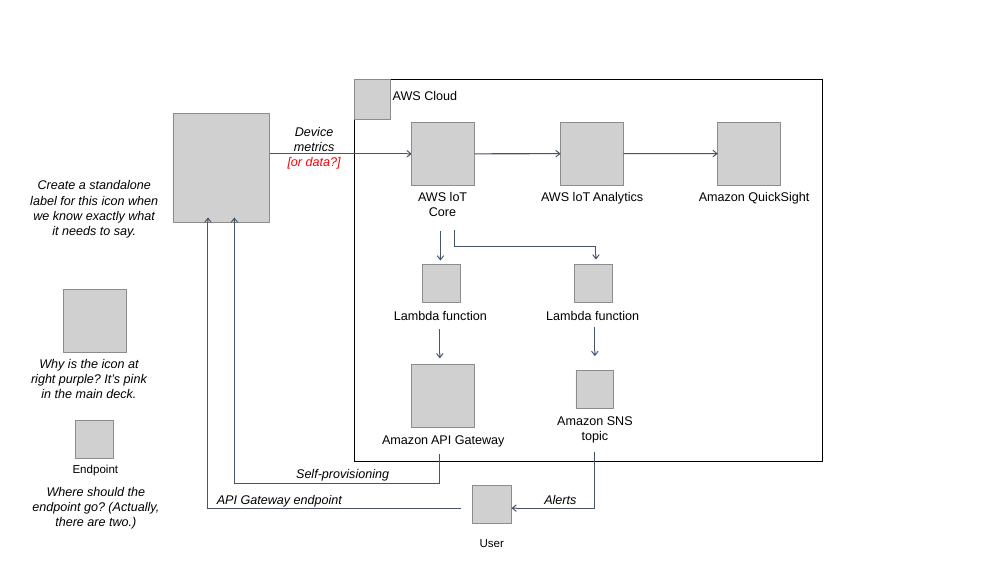
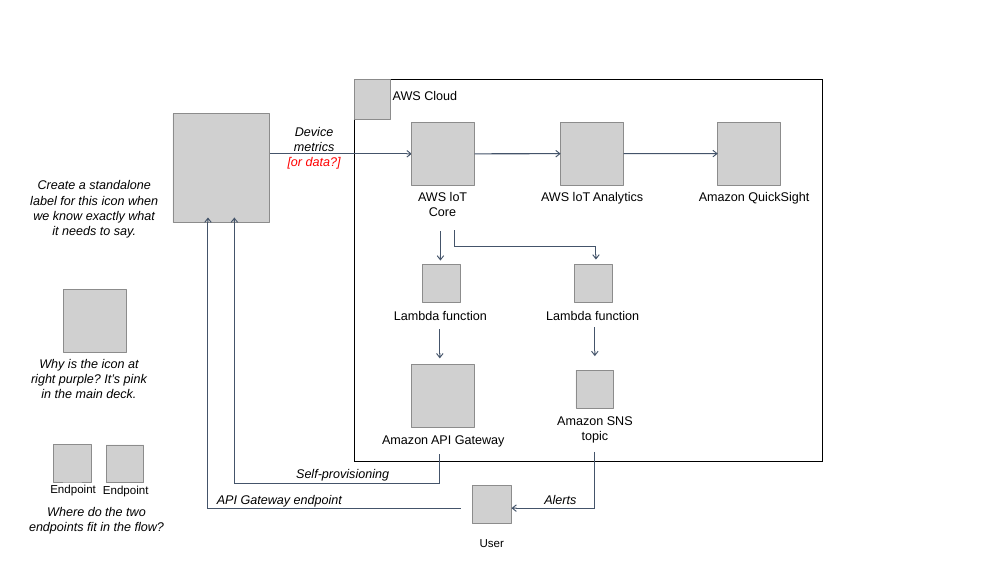
Before and after one commit to trek10inc/quickstart-grid-connect-connectsense, a slide deck: slide 1 of docs/images/connectsense-spc-architecture-diagram.pptx. Drawn at 1008x567 pixels with LibreOffice and Linux fonts; fonts in the diff are those of the drawing; grey boxes stand for pictures. Boxes give left, top, right and bottom in pixels: in the first picture for what was removed or moved away, otherwise in the second. Text is boxed around its words. In the diff, an @@ line names an element or a change of style, - is before the commit and + after.

Commit message:
Added a question to the architecture diagram

```diff
--- a/docs/images/connectsense-spc-architecture-diagram.pptx
+++ b/docs/images/connectsense-spc-architecture-diagram.pptx
@@ picture: place and size @@
-picture at [76, 420, 113, 458]
+picture at [54, 445, 91, 482]
@@ picture added at [106, 445, 144, 483] @@
@@ text "Endpoint": place and size @@
-text "Endpoint" at [73, 464, 119, 476]
+text "Endpoint" at [50, 484, 96, 496]
@@ text at [29, 507, 164, 534]: text changed @@
-Where should the endpoint go? (Actually, there are two.)
+Where do the two endpoints fit in the flow?
@@ text added at [103, 485, 149, 497], 11 pt, text #000000 @@
+Endpoint
```
